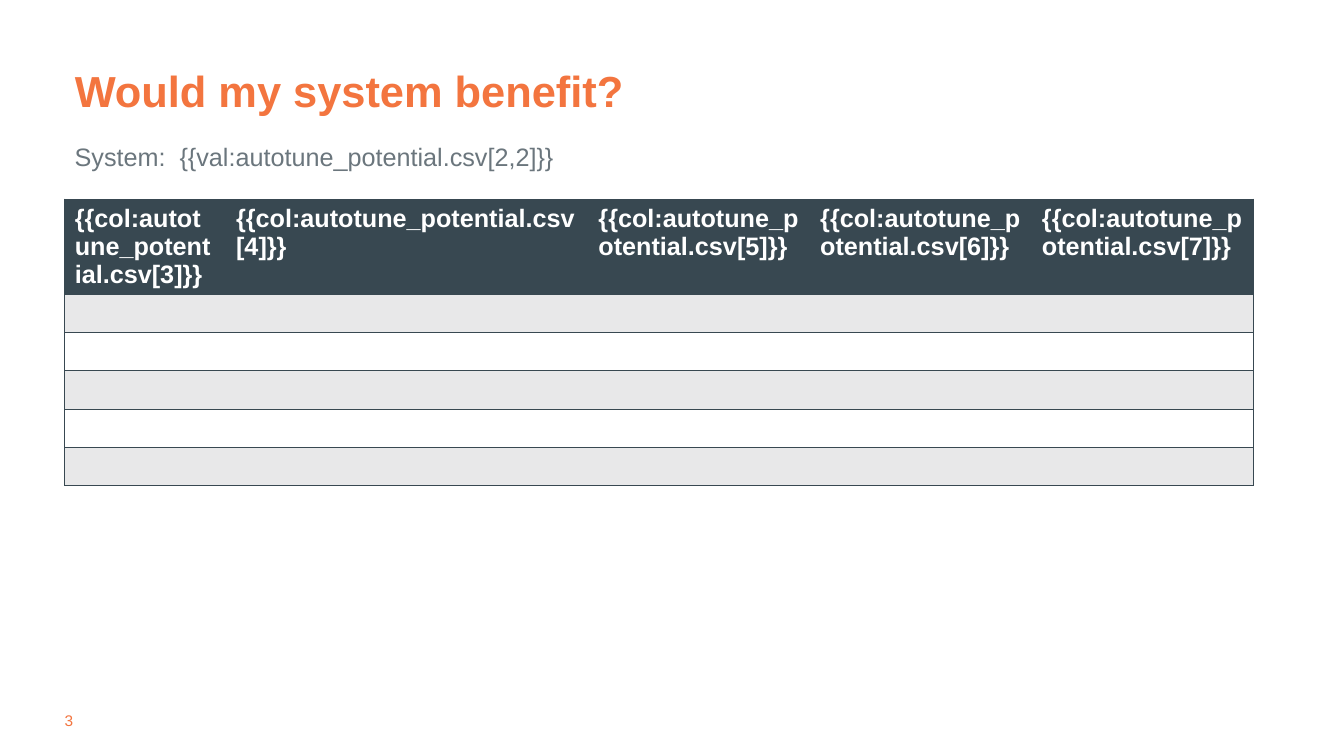
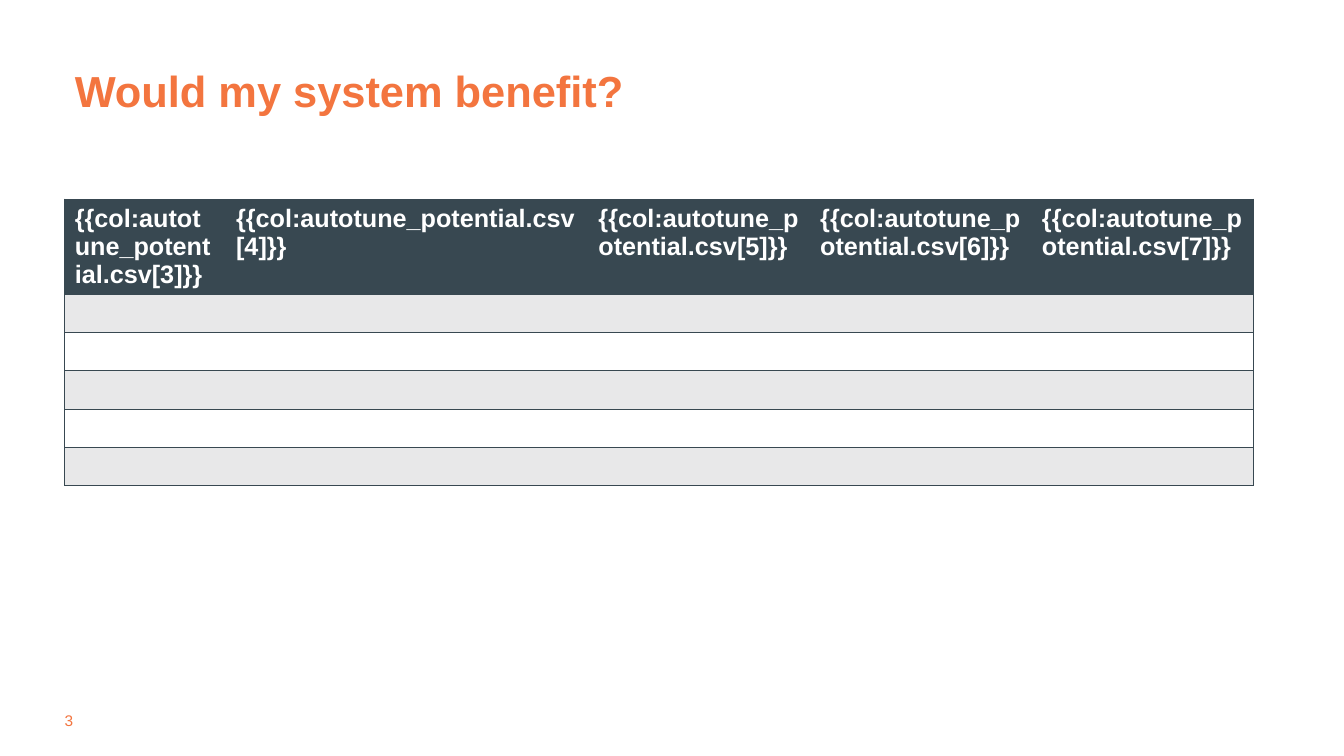
Before and after one commit to tdcoa/sql, a slide deck: slide 3 of filesets/autotune/autotune_check.pptx. Drawn at 1344x756 pixels with LibreOffice and Linux fonts; fonts in the diff are those of the drawing; background and template pictures are left out. Boxes give left, top, right and bottom in pixels: in the first picture for what was removed or moved away, otherwise in the second. Text is boxed around its words. In the diff, an @@ line names an element or a change of style, - is before the commit and + after.

Commit message:
adjusted pptx

```diff
--- a/filesets/autotune/autotune_check.pptx
+++ b/filesets/autotune/autotune_check.pptx
@@ text removed at <box>75,148,554,171</box> @@
-System: {{val:autotune_potential.csv[2,2]}}
```
Also in this commit, not shown: 1 other file.
